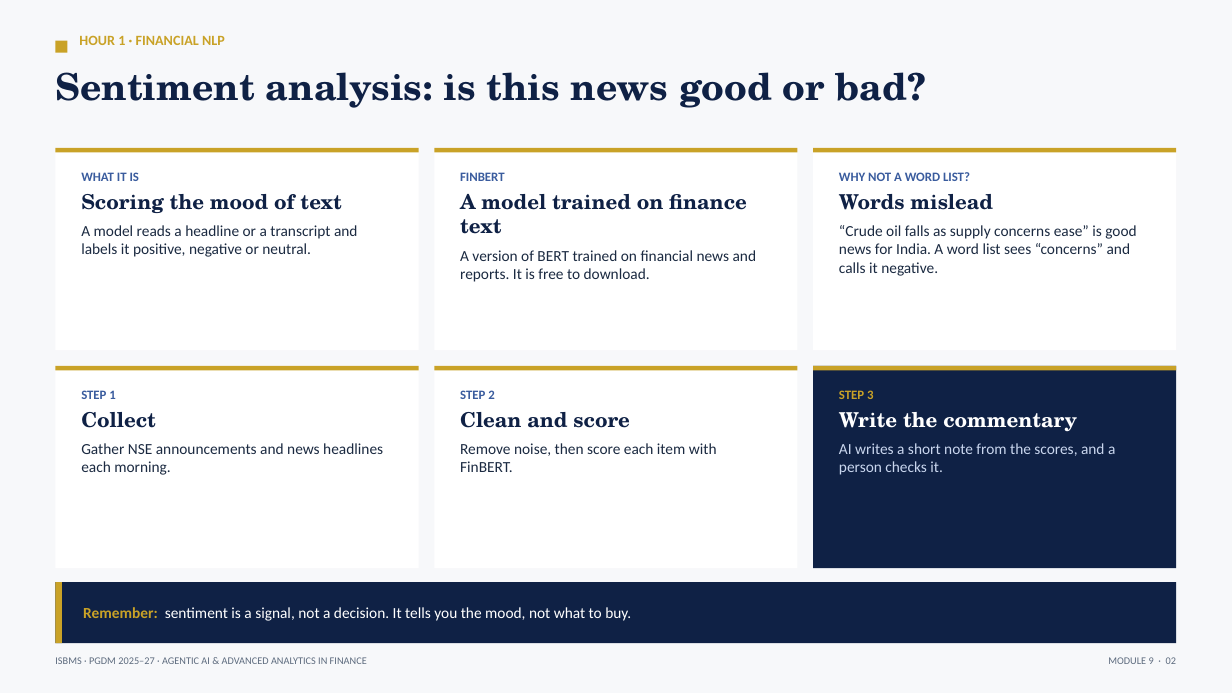
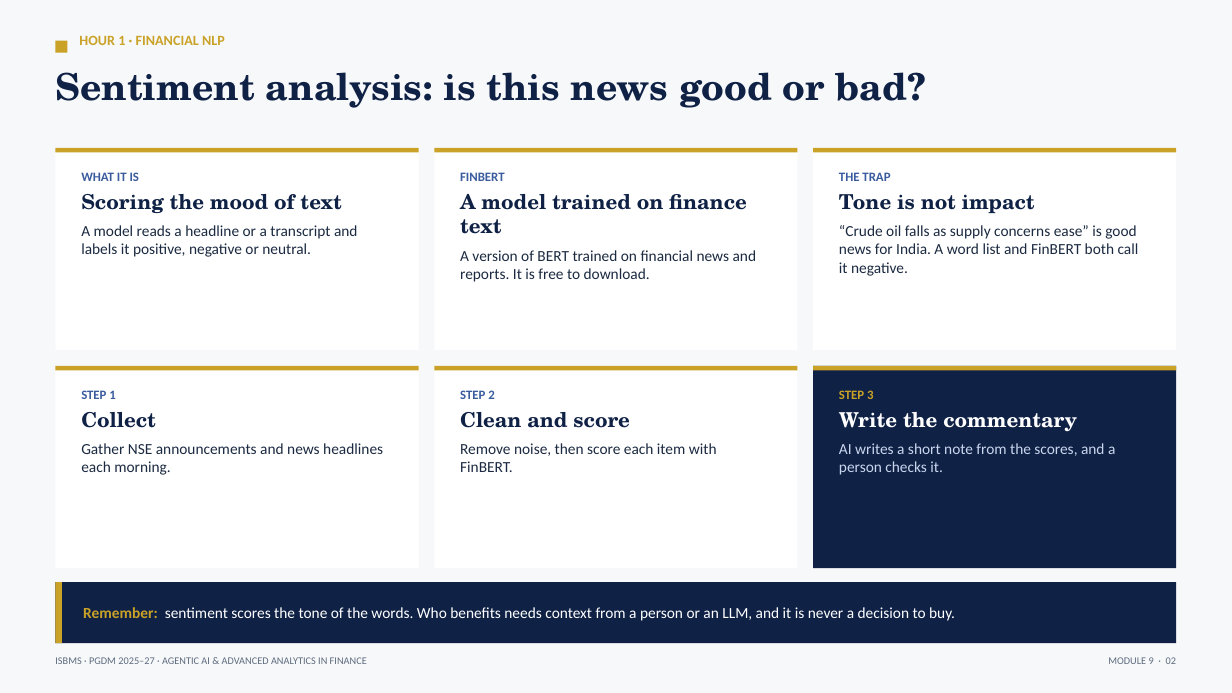
Before and after one commit to tejasgjadhav/AIFINANCE, a slide deck: slide 2 of slides/Module-09-Market-Commentary-and-Dashboards.pptx. Drawn at 1232x693 pixels with LibreOffice and Linux fonts; fonts in the diff are those of the drawing. Boxes give left, top, right and bottom in pixels: in the first picture for what was removed or moved away, otherwise in the second. Text is boxed around its words. In the diff, an @@ line names an element or a change of style, - is before the commit and + after.

```diff
--- a/slides/Module-09-Market-Commentary-and-Dashboards.pptx
+++ b/slides/Module-09-Market-Commentary-and-Dashboards.pptx
@@ text at [839,172,1139,276]: text changed @@
-WHY NOT A WORD LIST?
-Words mislead
-“Crude oil falls as supply concerns ease” is good news for India. A word list sees “concerns” and calls it negative.
+THE TRAP
+Tone is not impact
+“Crude oil falls as supply concerns ease” is good news for India. A word list and FinBERT both call it negative.
@@ text at [83,607,955,621]: text changed @@
-Remember: sentiment is a signal, not a decision. It tells you the mood, not what to buy.
+Remember: sentiment scores the tone of the words. Who benefits needs context from a person or an LLM, and it is never a decision to buy.
```
Also in this commit, not shown: 2 other slides changed, 3 other files.
